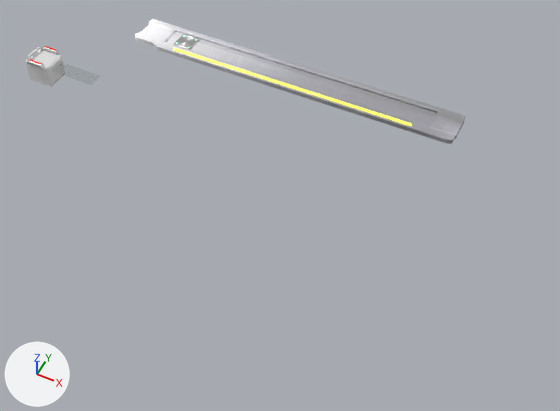
Renders of the Blender file graphics/ui/ui.blend from each side of a commit.
The view is the same before and after, from a 50 mm lens placed at (9.33, -15.42, 17.67), pointed at (1.85, -0.45, -1.05). Arrows for +X, +Y and +Z are at lower left; the lights stay in place.
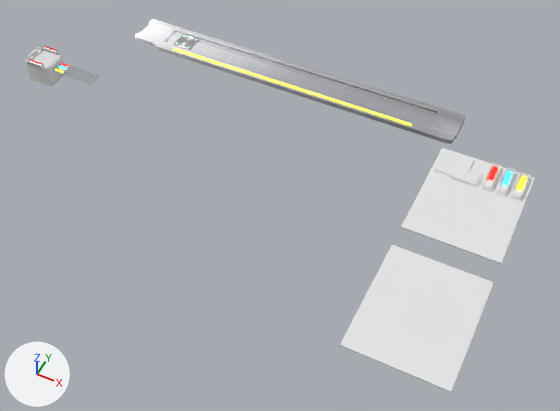
Diff of the bpy script that builds the scene:
```diff
--- a/graphics/ui/ui.blend.py
+++ b/graphics/ui/ui.blend.py
@@ mat_material_009 @@
+mat_material_009 = bpy.data.materials.new('Material.009')
+# nodes: AddShader, BsdfAnisotropic, BsdfGlass, Emission, OutputMaterial, RGB
+# colours: red #cc1800
@@ mat_material_011 @@
+mat_material_011 = bpy.data.materials.new('Material.011')
+# nodes: AddShader, BsdfAnisotropic, BsdfGlass, Emission, OutputMaterial, RGB
+# colours: cyan #39b7de
@@ mat_material_012 @@
+mat_material_012 = bpy.data.materials.new('Material.012')
+# nodes: AddShader, BsdfAnisotropic, BsdfGlass, Emission, OutputMaterial, RGB
+# colours: yellow #ccbb26
@@ me_cube_007 @@
+me_cube_007.from_pydata([(-0.131, -0.38, -0.049), (-0.131, 0.386, -0.049), (0.131, 0.386, -0.049), (0.131, -0.38, -0.049), (-0.09, -0.38, 0.049), (-0.09, 0.386, 0.049), (0.09, 0.386, 0.049), (0.09, -0.38, 0.049), (0.0, -0.481, 0.0)], [], [(4, 5, 1, 0), (5, 6, 2, 1), (6, 7, 3, 2), (7, 6, 5, 4), (0, 3, 8), (7, 4, 8), (3, 7, 8), (4, 0, 8)])
+me_cube_007.materials.append(mat_material_009)
@@ ob_cube_008 @@
+ob_cube_008 = bpy.data.objects.new('Cube.008', me_cube_005)  # a box spanning x -1.5..1.5, y -1.87..1.87, z -0.03..0.03; modifiers ARRAY
+ob_cube_008.location = (7.42, 1.25, 0.2)
@@ ob_cube_009 @@
+ob_cube_009 = bpy.data.objects.new('Cube.009', me_cube_006)  # 57 vertices, 52 faces; spans x -0.494..0.928, y -0.565..0.509, z -0.065..0.062
+ob_cube_009.location = (6.51, 2.48, 0.27)
@@ ob_cube_010 @@
+ob_cube_010 = bpy.data.objects.new('Cube.010', me_cube_007)  # modifiers MIRROR, BEVEL
+ob_cube_010.location = (7.72, 2.58, 0.32)
+ob_cube_010.scale = (0.804, 0.804, 0.804)
+ob_cube_010.material_slots[0].link = 'OBJECT'; ob_cube_010.material_slots[0].material = mat_material_009
@@ ob_cube_011 @@
+ob_cube_011 = bpy.data.objects.new('Cube.011', me_cube_008)  # 30 vertices, 28 faces; spans x -0.181..0.128, y -0.606..0.396, z -0.102..0.042; modifiers BEVEL, ARRAY
+ob_cube_011.location = (7.76, 2.58, 0.33)
+ob_cube_011.scale = (1.15, 1.15, 1.15)
@@ ob_cube_012 @@
+ob_cube_012 = bpy.data.objects.new('Cube.012', me_cube_007)  # modifiers MIRROR, BEVEL
+ob_cube_012.location = (8.18, 2.58, 0.32)
+ob_cube_012.scale = (0.804, 0.804, 0.804)
+ob_cube_012.material_slots[0].link = 'OBJECT'; ob_cube_012.material_slots[0].material = mat_material_011
@@ ob_cube_013 @@
+ob_cube_013 = bpy.data.objects.new('Cube.013', me_cube_007)  # modifiers MIRROR, BEVEL
+ob_cube_013.location = (8.63, 2.58, 0.32)
+ob_cube_013.scale = (0.804, 0.804, 0.804)
+ob_cube_013.material_slots[0].link = 'OBJECT'; ob_cube_013.material_slots[0].material = mat_material_012
```

Location of each change, [x1, y1, x2, y2] in pixels of the pictures (560 x 411 px):
'Cube.008', added
    after: [340, 148, 534, 393]
'Cube.009', added
    after: [434, 150, 482, 187]
'Cube.011', added
    after: [481, 163, 531, 203]
'Cube.012', added
    after: [502, 171, 513, 187]
'Cube.013', added
    after: [516, 176, 527, 192]
'Cube.010', added
    after: [487, 166, 498, 182]
